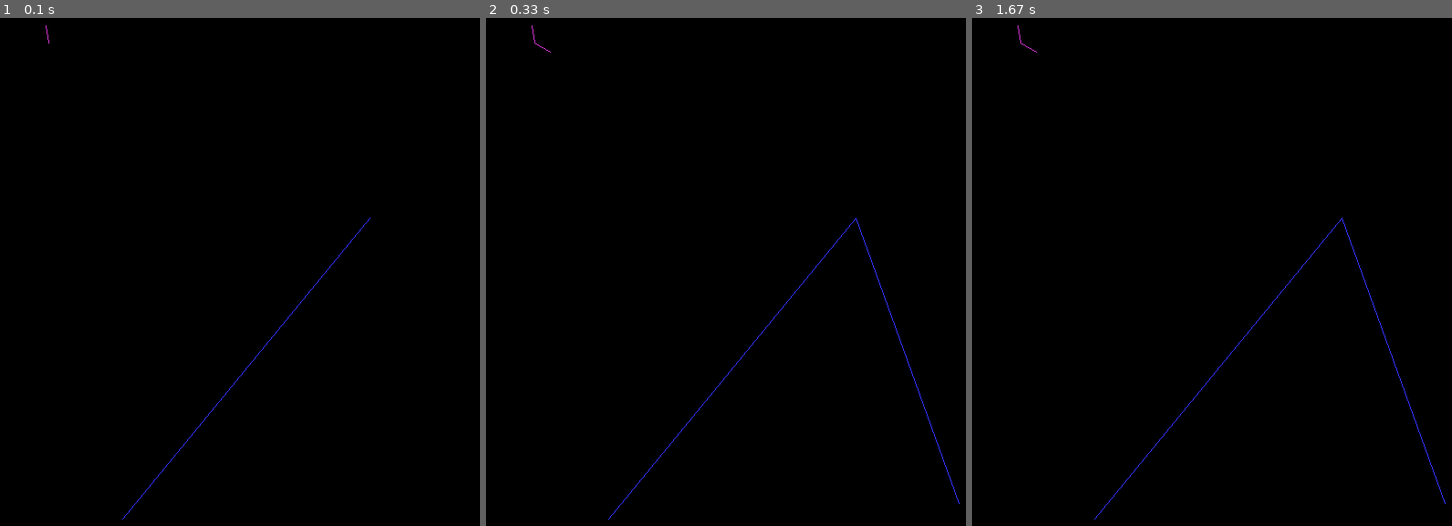
Above: before the commit, frames 1-3 (left to right).
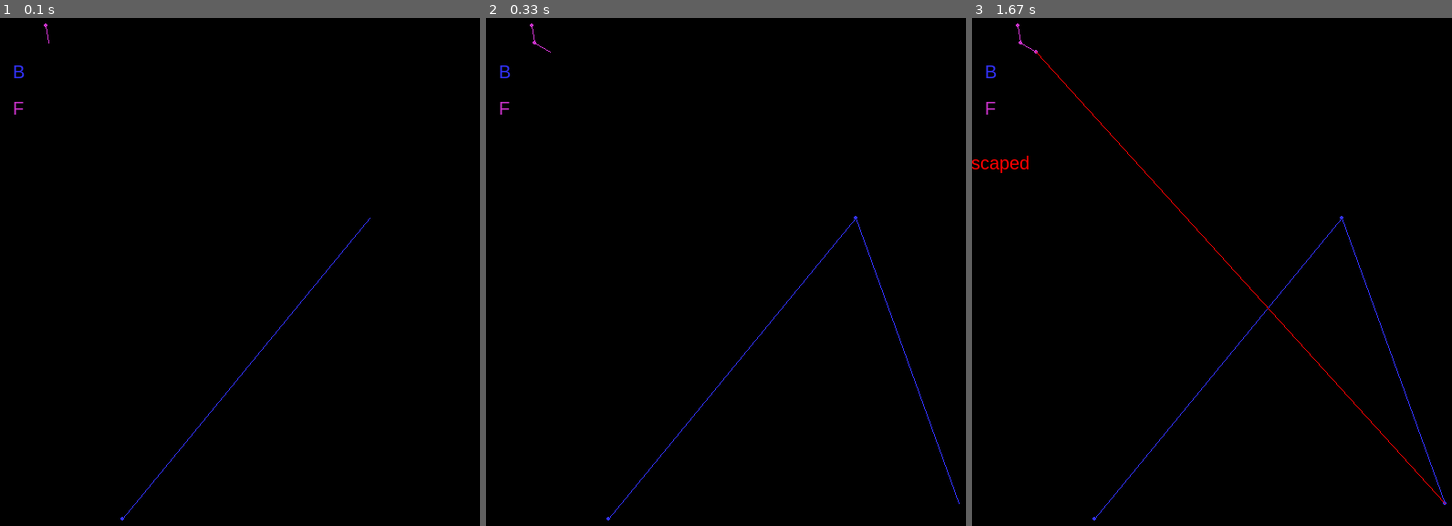
Above: after the commit, the same moments.

Repository: Ankar-Kumar/simulation
Game: pygame game, started from pygame_bomber.py
Two runs of this game, one before a commit and one after it. Both use one fixed random seed, a clock stepped at 60 frames per second and the inputs below.
Inputs:
- Up to frame 1 (0.1 s): no input
- Up to frame 2 (0.33 s): no input
- Up to frame 3 (1.67 s): no input

The runs differ from the first frame. In frame 1, less than 0.1% of the frame differs, in the area x 2-26%, y 1-99%; in frame 2, less than 0.1%; in frame 3, 0.4%, in the area x 0-99%, y 1-99%.

Commit message:
chemical reactor updataion

Diff:
--- a/bomber.py
+++ b/bomber.py
@@ -24,7 +24,9 @@
 while True:
     t+=1
     dist = math.sqrt((data[i][0]-xf[-1])**2+(data[i][1]-yf[-1])**2)
-    # print(dist)
+    pygame.draw.circle(screen, (50, 50, 250), (bx[-1], by[-1]), 2)
+    pygame.draw.circle(screen, (200, 50, 200), (fx[-1], fy[-1]), 2)
+
     if (dist <= mn):
         flag = True
         print('Bomber caught at step: ' + str(t))
--- a/chemical.py
+++ b/chemical.py
@@ -1,35 +1,72 @@
 import numpy as np
-import pygame
-pygame.init()
-pygame.display.set_caption('chemical reactors  ')
-screen_size = (650, 650)
-screen = pygame.display.set_mode(screen_size)
+import matplotlib.pyplot as plt
+
+
+k1=0.05
+k2=0.05
+a=[]
+b=[]
+c=[]
+a.append(1)
+b.append(0.5)
+c.append(0)
+N=100.0
+t=(N-0.0)/(500.0)
+# print(t)
+
+
+time=[0.0]
+i=0.0
+legend=False
+while i < N:
+    tmp_a=a[-1]
+    tmp_b=b[-1]
+    tmp_c=c[-1]
+    tmp_t=time[-1]
+
+    a.append(tmp_a+(k2*tmp_c- k1*tmp_a*tmp_b)*t)
+    b.append(tmp_b+(k2*tmp_c- k1*tmp_a*tmp_b)*t)
+    c.append(tmp_c+(2*k1*tmp_a*tmp_b- 2*k2*tmp_c)*t)
+    time.append(tmp_t+t)
+    i+=t
+    plt.plot(time[-1], a[-1], 'b.', label='A')
+    plt.plot(time[-1], b[-1], 'r.', label='B')
+    plt.plot(time[-1], c[-1], 'g.', label='C')
+
+    if legend==False:
+        legend=True
+        plt.legend(title='Legend Title')
+    # Pause briefly to show the updated plot
+    plt.pause(0.05)
+
+plt.show()
 
 
 
 
 
-k1=0.008
-k2=0.002
-a=[]
-b=[]
-c=[]
-a.append(100)
-b.append(50)
-c.append(0)
-t=0.1
-N=50
-time=[0.0]
-for i in range(N):
-    tmp_a=a[-1]
-    tmp_b=b[-1]
-    tmp_c=c[-1]
-    tmp_t=time[-1]
-    a.append(tmp_a+(k2*tmp_c- k1*tmp_a*tmp_b)*t)
-    b.append(tmp_b+(k2*tmp_c- k1*tmp_a*tmp_b)*t)
-    c.append(tmp_c+(2*k1*tmp_a*tmp_b- 2*k2*tmp_c)*t)
-    time.append(tmp_t+t)
-    # print(tmp_t,"   ",tmp_a,"  ",tmp_b,"   ",tmp_c)
-for i in range(N+1):
-        # print('%.2f' %t[i], '\t%.2f' %a[i], '\t%.2f' %b[i], '\t%.2f' %c[i])
-        print(round(time[i], 2), '\t', round(a[i], 2), '\t', round(b[i], 2), '\t', round(c[i], 2))
+
+
+
+
+
+
+
+
+
+
+
+
+
+
+    # print(i,"   ",tmp_t,"   ",tmp_a,"  ",tmp_b,"   ",tmp_c)
+# i=0
+# while i<len(time):
+#         # print('%.2f' %t[i], '\t%.2f' %a[i], '\t%.2f' %b[i], '\t%.2f' %c[i])
+#         # print(round(time[i], 2), '\t', round(a[i], 2), '\t', round(b[i], 2), '\t', round(c[i], 2))
+#         i+=1
+# plt.plot(a, "b", label = "a")
+# plt.plot(b, "r", label = "b")
+# plt.plot(c, "g", label = "c")
+# plt.legend(title="Legend Title")
+# plt.show()
--- a/pygame_bomber.py
+++ b/pygame_bomber.py
@@ -8,7 +8,8 @@
 
     screen_size = (650, 650)
     screen = pygame.display.set_mode(screen_size)
-
+    f = pygame.font.get_fonts()[0] #get the font name  suppose arial
+    font1 = pygame.font.SysFont(f, 20)
     running = True
 
     while running:
@@ -23,19 +24,41 @@
                 fy=yf
                 bx=xb
                 by=yb
-
+                pos1=font1.render('caught',True,(0,255,0))
+                pos2=font1.render('escaped',True,(255,0,0))
+                B=font1.render('B',True,(50, 50, 250))
+                F=font1.render('F',True,(200, 50, 200))
+                text1 = pos1.get_rect()
+                text2=pos2.get_rect()
+                B_text=B.get_rect()
+                F_text=F.get_rect()
                 cnt = 0
+                B_text.center=(20,100)
+                F_text.center=(20,140)
+                screen.blit(B,B_text)
+                screen.blit(F,F_text)
 
                 while(True):
+                    pygame.draw.circle(screen, (50, 50, 250), (bx,by), 2)
+                    pygame.draw.circle(screen, (200, 50, 200), (fx,fy), 2)
+
                     cnt += 1
                     dist = np.sqrt((xb-xf)**2+(yb-yf)**2)
                     print(dist)
 
                     if (dist <= minDist):
+                        text1.center=(25,200)
+                        screen.blit(pos1,text1)
                         print('Bomber caught at step: ' + str(cnt))
+                        pygame.draw.line(screen, (0, 255, 0), (xb, yb), (xf, yf))
+                        pygame.display.flip()
                         break
                     elif (dist >= maxDist):
+                        text2.center=(25,200)
+                        screen.blit(pos2,text2)
                         print('Bomber escaped at step: ' + str(cnt))
+                        pygame.draw.line(screen, (255,0, 0), (xb, yb), (xf, yf))
+                        pygame.display.flip()
                         break
                     else:
                         cosA, sinA = (xb-xf)/dist, (yb-yf)/dist
--- a/testPygame.py
+++ b/testPygame.py
@@ -1,42 +1,58 @@
-import pygame
+import random
+import numpy as np
 import matplotlib.pyplot as plt
-# Initialize Pygame
-pygame.init()
 
-# Create a Pygame window
-screen_width = 800
-screen_height = 600
-screen = pygame.display.set_mode((screen_width, screen_height))
-pygame.display.set_caption("Pygame Legend Example")
+bomber_x_positions = [25]
+bomber_y_positions = [25]
+fighter_x_positions = [1]
+fighter_y_positions = [45]
+bomber_velocity = 7
+fighter_velocity = 2
 
-# Define colors
-black = (0, 0, 0)
-white = (255, 255, 255)
-red = (255, 0, 0)
-blue = (0, 0, 255)
+window_x = 50
+window_y = 50
+plt.figure(figsize=(7, 6))
+plt.axis([0, window_x, 0, window_y])
+plt.title('Pure Pursuit')
+plt.ion()
+plt.show()
 
-# Main loop
-running = True
-while running:
-    for event in pygame.event.get():
-        if event.type == pygame.QUIT:
-            running = False
+total_time = 0
+while True:
+    total_time += 1
+    x_rand = random.randint(-bomber_velocity, bomber_velocity)
+    y_rand = random.randint(-bomber_velocity, bomber_velocity)
+    # x_rand = bomber_velocity * random.choice([-1, 1])
+    # y_rand = bomber_velocity * random.choice([-1, 1])
 
-    # Clear the screen
-    screen.fill(white)
+    new_x = max(0, min(window_x, (bomber_x_positions[-1] + x_rand)))
+    new_y = max(0, min(window_y, (bomber_y_positions[-1] + y_rand)))
+    bomber_x_positions.append(new_x)
+    bomber_y_positions.append(new_y)
 
-    # Draw shapes and labels for the legend
-    pygame.draw.rect(screen, red, (50, 50, 20, 20))
-    pygame.draw.rect(screen, blue, (50, 80, 20, 20))
-    font = pygame.font.Font(None, 36)
-    text_red = font.render("Red", True, black)
-    text_blue = font.render("Blue", True, black)
-    screen.blit(text_red, (80, 50))
-    screen.blit(text_blue, (80, 80))
+    distance = np.sqrt((bomber_x_positions[-1] - fighter_x_positions[-1])**2 +
+                       (bomber_y_positions[-1] - fighter_y_positions[-1])**2)
 
+    new_fighter_x = fighter_x_positions[-1] + fighter_velocity * (bomber_x_positions[-1] - fighter_x_positions[-1])/distance
+    new_fighter_y = fighter_y_positions[-1] + fighter_velocity * (bomber_y_positions[-1] - fighter_y_positions[-1])/distance
+    fighter_x_positions.append(new_fighter_x)
+    fighter_y_positions.append(new_fighter_y)
 
-    # Update the display
-    pygame.display.flip()
-plt.legend()
-# Quit Pygame
-pygame.quit()
+    colors0 = (['blue'] * (len(bomber_x_positions)-1)) + ['green']
+    colors1 = (['red'] * (len(bomber_x_positions)-1)) + ['cyan']
+    # plt.scatter(bomber_x_positions, bomber_y_positions, marker='o', color=colors0, linestyle='dashed')
+    plt.plot(bomber_x_positions, bomber_y_positions, color='blue', linestyle='dashed')
+    # plt.scatter(fighter_x_positions, fighter_y_positions, marker='o', color=colors1, linestyle='dashed')
+    plt.plot(fighter_x_positions, fighter_y_positions, color='red', linestyle='dashed')
+    plt.draw()
+    plt.pause(0.7)
+
+    print(f'distance: {distance:.2f}')
+    if distance < 6:
+        plt.text(30, 47, f'Bomber destroyed at: {total_time}', fontsize=12)
+        plt.pause(6)
+        break
+    elif distance > 27 and total_time > 10:
+        plt.text(30, 47, f'Bomber escaped at: {total_time}', fontsize=12)
+        plt.pause(6)
+        break
Not shown, removed: README.md
Binary file removed: concept.jpg
